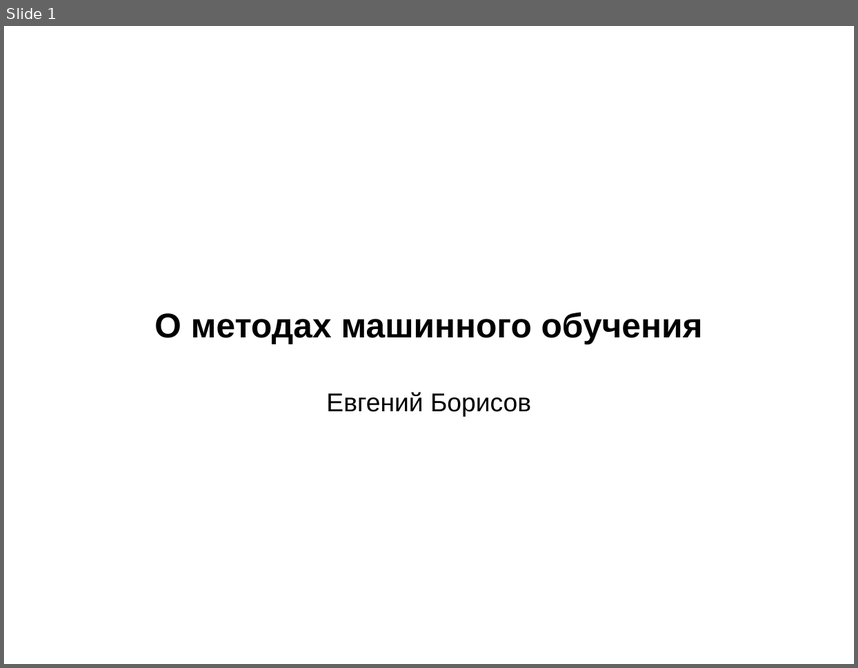
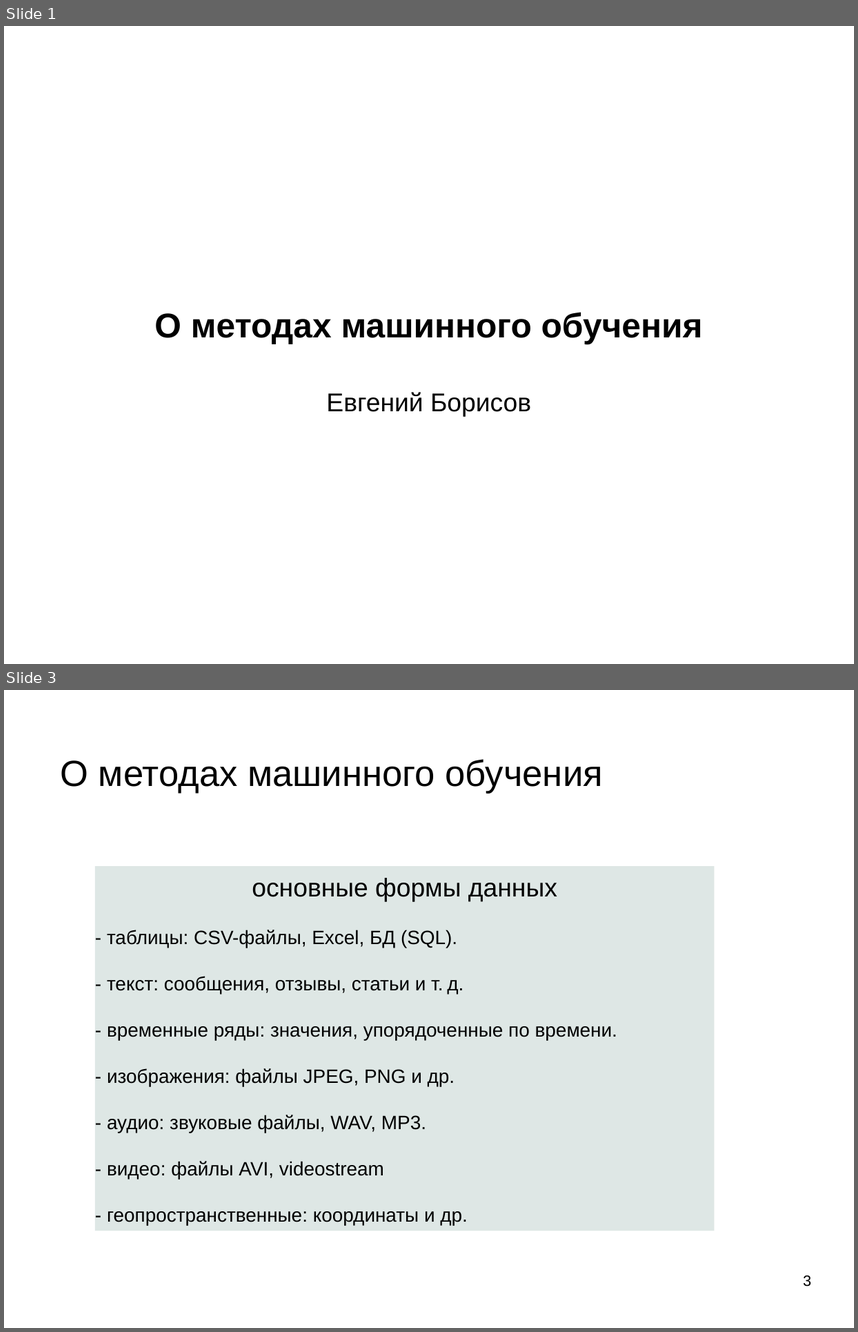
Before and after one commit to mechanoid5/ml_lectorium_2026_I, a slide deck: 03-ml-basic.odp. Shown one above the other, each under a label of ours: slide 1 before the commit, slides 1 and 3 after it; the slides between them are not shown. The pictures are 858x668 and 858x1332 pixels, drawn with LibreOffice and Linux fonts; fonts in the diff are those of the drawing; background and template pictures are left out. Boxes give left, top, right and bottom in pixels: in the first picture for what was removed or moved away, otherwise in the second. Text is boxed around its words. In the diff, an @@ line names an element or a change of style, - is before the commit and + after.

```diff
--- a/03-ml-basic.odp
+++ b/03-ml-basic.odp
@@ slide 3 added at (4,690,854,1328), background picture (left out) @@
@@ title added at (60,759,603,793), 33.9 pt, text #000000 @@
+О методах машинного обучения
@@ subtitle added at (95,866,715,1230), fill #DEE7E5, 18 pt, text #000000 @@
+основные формы данных
+- таблицы: CSV-файлы, Excel, БД (SQL).
+- текст: сообщения, отзывы, статьи и т. д.
+- временные ряды: значения, упорядоченные по времени.
+- изображения: файлы JPEG, PNG и др.
+- аудио: звуковые файлы, WAV, MP3.
+- видео: файлы AVI, videostream
+- геопространственные: координаты и др.
@@ page number added at (803,1275,811,1286), 14 pt, text #000000 @@
+3
```
Also in this commit, not shown: 4 slides changed, 3 other slides added, 4 other files.
